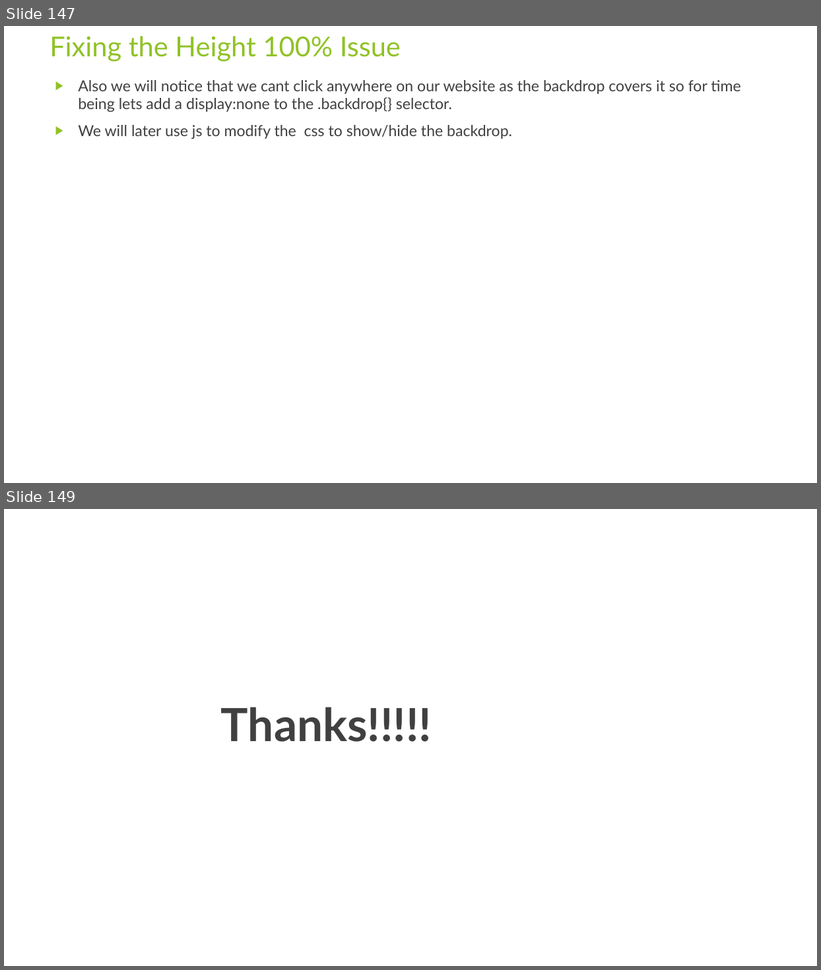
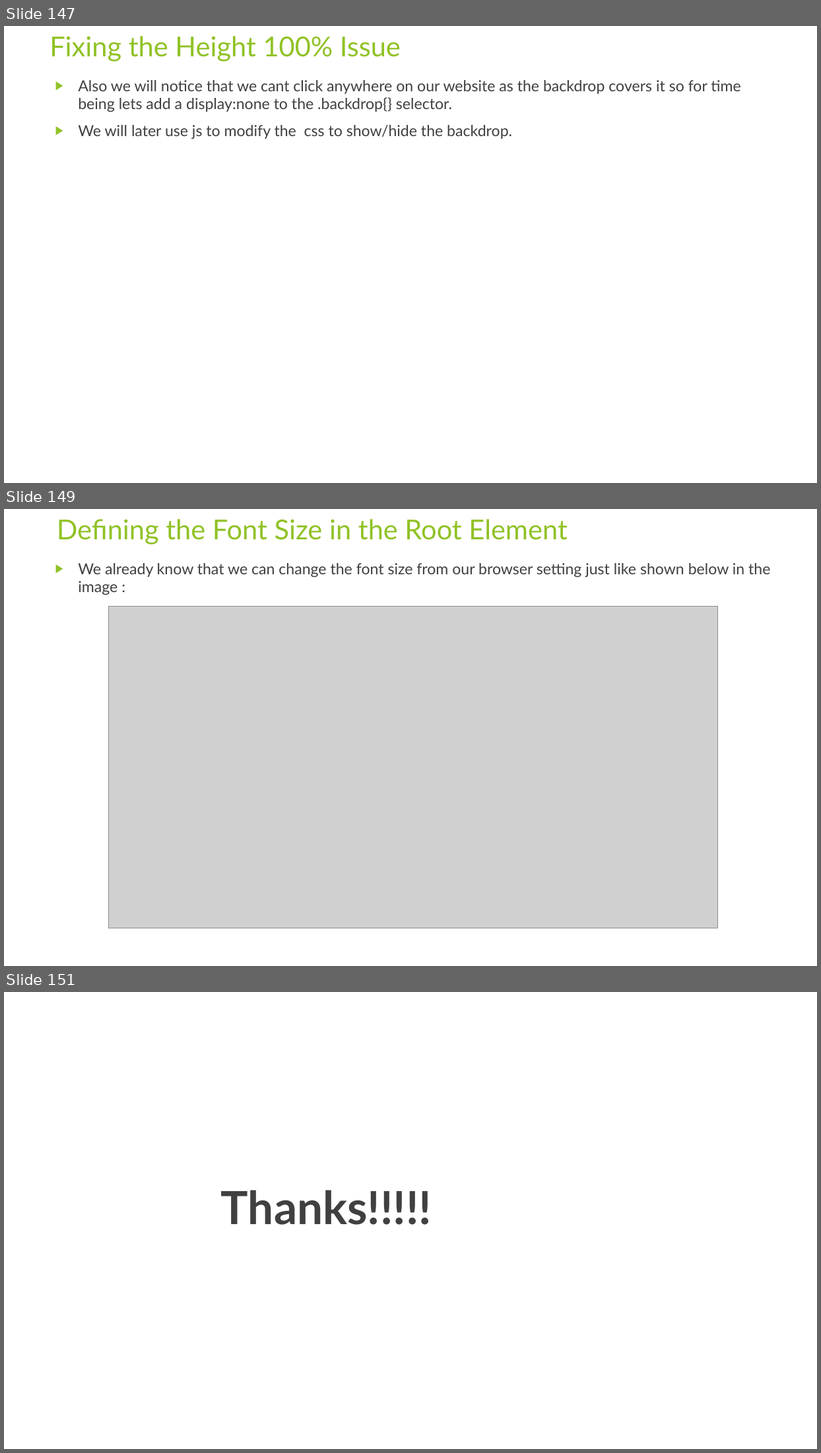
Before and after one commit to rudhrainfogain/CSS, a slide deck: PPT/Css-v8.pptx. Shown one above the other, each under a label of ours: slides 147 and 149 before the commit, slides 147, 149 and 151 after it; the slides between them are not shown. The pictures are 821x970 and 821x1453 pixels, drawn with LibreOffice and Linux fonts; fonts in the diff are those of the drawing; grey boxes stand for pictures. Boxes give left, top, right and bottom in pixels: in the first picture for what was removed or moved away, otherwise in the second. Text is boxed around its words. In the diff, an @@ line names an element or a change of style, - is before the commit and + after.

Commit message:
FontSizeInRoot

```diff
--- a/PPT/Css-v8.pptx
+++ b/PPT/Css-v8.pptx
@@ slide 149 added at (x1=4, y1=509, x2=817, y2=966), background #FFFFFF @@
@@ title added at (x1=57, y1=519, x2=567, y2=545), 32.4 pt, text #90C226 @@
+Defining the Font Size in the Root Element
@@ text added at (x1=78, y1=563, x2=770, y2=595), 18 pt, text #404040 @@
+▶ We already know that we can change the font size from our browser setting just like shown below in the image :
@@ picture added at (x1=109, y1=607, x2=717, y2=929) @@
@@ what was slide 149 is now slide 151 @@
```
Also in this commit, not shown: 1 other slide added.
